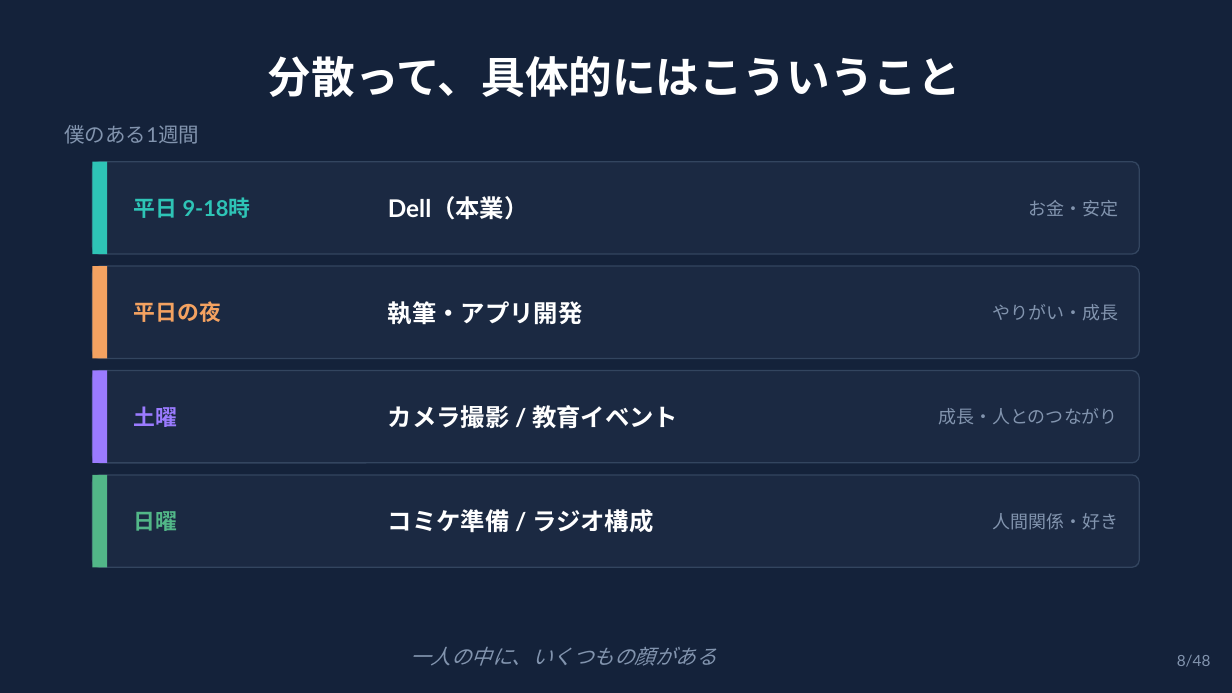
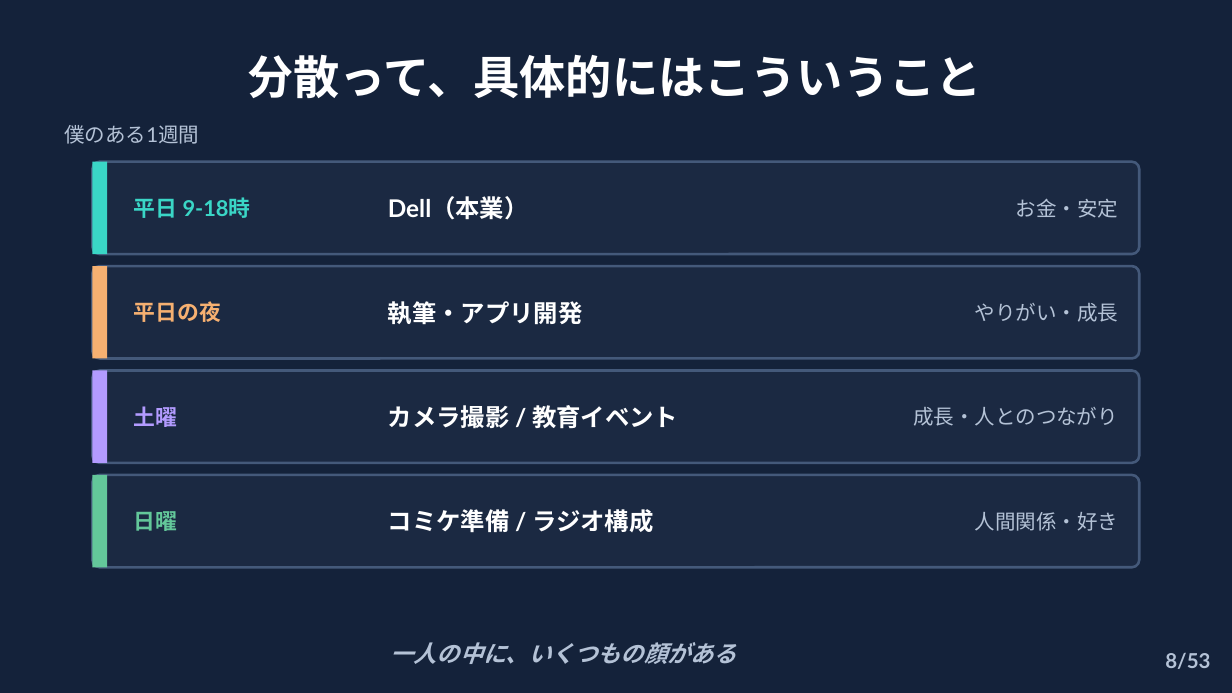
Before and after one commit to syukugennmathto/claude-daily-routines, a slide deck: slide 8 of build/career_talk_setagaya.pptx. Drawn at 1232x693 pixels with LibreOffice and Linux fonts; fonts in the diff are those of the drawing. Boxes give left, top, right and bottom in pixels: in the first picture for what was removed or moved away, otherwise in the second. Text is boxed around its words. In the diff, an @@ line names an element or a change of style, - is before the commit and + after.

```diff
--- a/build/career_talk_setagaya.pptx
+++ b/build/career_talk_setagaya.pptx
@@ text "分散って、具体的にはこういうこと" at (x1=247, y1=54, x2=982, y2=98): size 34 to 36 pt @@
@@ text "僕のある1週間" at (x1=64, y1=125, x2=199, y2=144): text colour #8294AE to #B4C2D6 @@
@@ rectangle at (x1=92, y1=162, x2=107, y2=254): fill #2EC4B6 to #3AD6C6 @@
@@ text "平日 9-18時" at (x1=134, y1=197, x2=251, y2=218): text colour #2EC4B6 to #3AD6C6 @@
@@ rectangle at (x1=92, y1=266, x2=107, y2=359): fill #F4A261 to #F6B071 @@
@@ text "平日の夜" at (x1=134, y1=301, x2=221, y2=322): text colour #F4A261 to #F6B071 @@
@@ rectangle at (x1=92, y1=371, x2=107, y2=463): fill #9B7BFF to #B39BFF @@
@@ text "土曜" at (x1=134, y1=406, x2=178, y2=427): text colour #9B7BFF to #B39BFF @@
@@ outline #33455F 1 pt to #44597A 2 pt in 4 elements at (x1=92, y1=162, x2=1140, y2=254), (x1=92, y1=266, x2=1140, y2=359), (x1=92, y1=371, x2=1140, y2=463), (x1=92, y1=475, x2=1140, y2=567) @@
@@ rectangle at (x1=92, y1=475, x2=107, y2=567): fill #52B788 to #63C79A @@
@@ text "日曜" at (x1=134, y1=511, x2=178, y2=531): text colour #52B788 to #63C79A @@
@@ size 14 to 16 pt, text colour #8294AE to #B4C2D6 in 4 elements at (x1=1016, y1=199, x2=1118, y2=218), (x1=975, y1=303, x2=1118, y2=322), (x1=914, y1=407, x2=1118, y2=426), (x1=975, y1=512, x2=1118, y2=531) @@
@@ text "一人の中に、いくつもの顔がある" at (x1=391, y1=642, x2=737, y2=664): size 16 to 18 pt, text colour #8294AE to #B4C2D6, bold on @@
@@ text at (x1=1165, y1=653, x2=1210, y2=669): text changed; size 12 to 16 pt; text colour #8294AE to #B4C2D6; bold on @@
-8/48
+8/53
```
Also in this commit, not shown: 47 other slides changed, 5 slides added, 3 other files.
